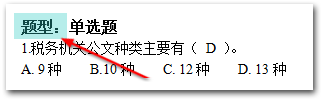
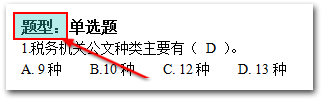
Two versions of the same layered image (325x100). Layer-by-layer changes:
added layer "图层 3" above "图层 1" over [13, 12, 68, 40]
